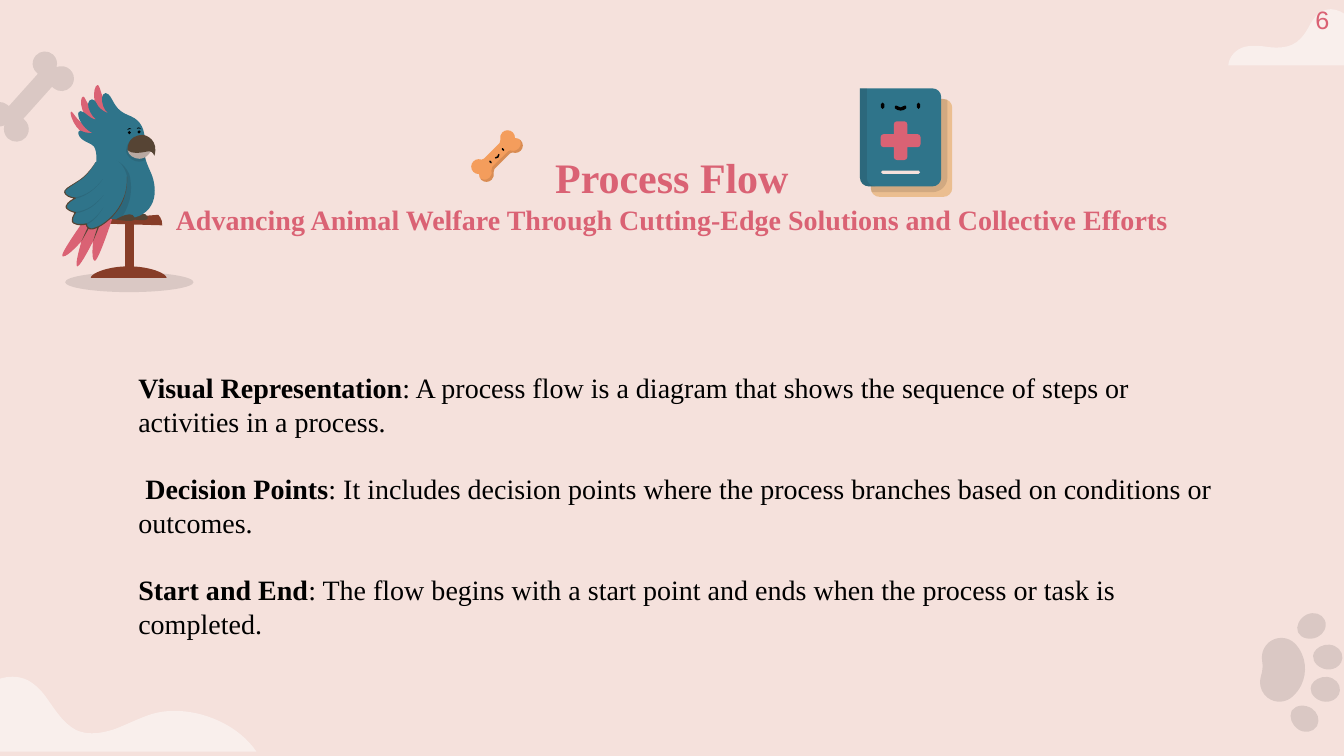
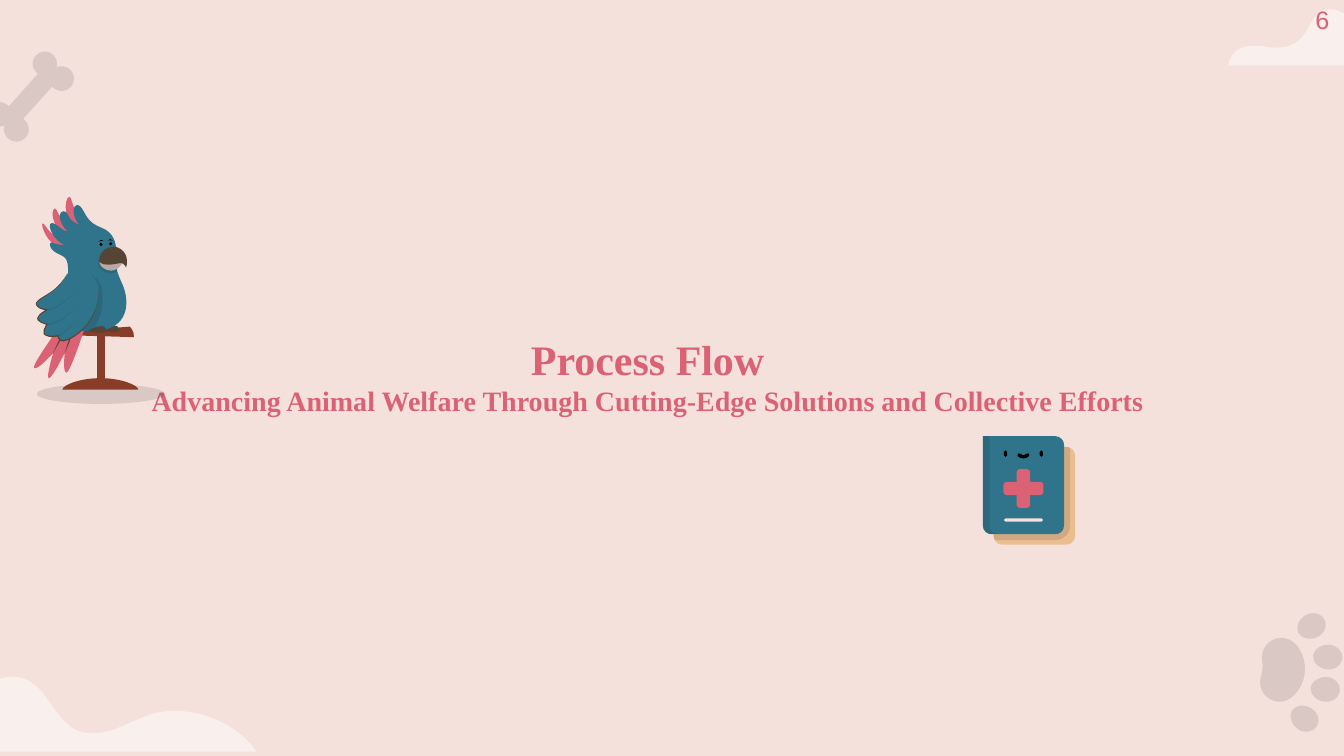
Before and after one commit to Anuj-Sjapati/Safepaws, a slide deck: slide 7 of Prj_documentation/Doc/Very--final-ppt.pptx. Drawn at 1344x756 pixels with LibreOffice and Linux fonts; fonts in the diff are those of the drawing. Boxes give left, top, right and bottom in pixels: in the first picture for what was removed or moved away, otherwise in the second. Text is boxed around its words. In the diff, an @@ line names an element or a change of style, - is before the commit and + after.

```diff
--- a/Prj_documentation/Doc/Very--final-ppt.pptx
+++ b/Prj_documentation/Doc/Very--final-ppt.pptx
@@ group removed at box(471, 130, 524, 181): 5 freeform shapes @@
@@ title "Process Flow Advancing Animal Welfare ...": place and size @@
-title "Process Flow Advancing Animal Welfare ..." at box(176, 164, 1167, 235)
+title "Process Flow Advancing Animal Welfare ..." at box(152, 346, 1143, 417)
@@ 26 freeform shapes: place and size @@
-26 freeform shapes at box(58, 85, 194, 292)
+26 freeform shapes at box(30, 197, 165, 404)
@@ text removed at box(138, 378, 1211, 639) @@
-Visual Representation: A process flow is a diagram that shows the sequence of steps or activities in a process.
-Decision Points: It includes decision points where the process branches based on conditions or outcomes.
-Start and End: The flow begins with a start point and ends when the process or task is completed.
@@ 9 freeform shapes: place and size @@
-9 freeform shapes at box(860, 89, 953, 197)
+9 freeform shapes at box(983, 437, 1076, 544)
```
Also in this commit, not shown: 1 other slide changed, 2 other files.
